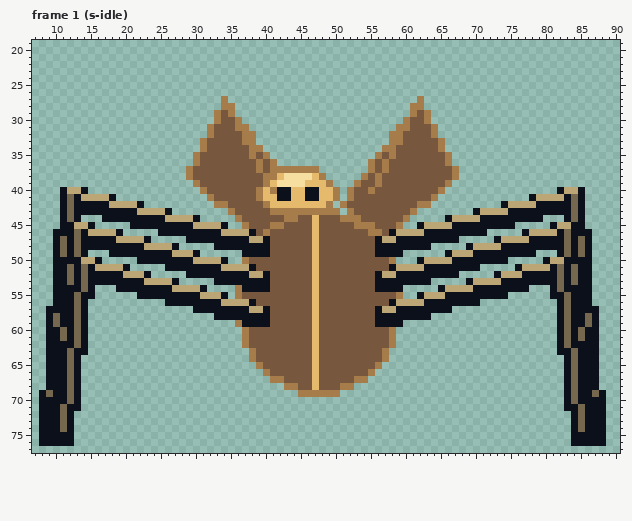
Two versions of one pixel-art file, art/enemy-gilded-2.aseprite. The first picture shows the starting point.
96x96 pixels, 128 frames. Shown: frame 1 (s-idle): x 7..90, y 19..77. The commit also changed other frames, which this record leaves out.
New version:
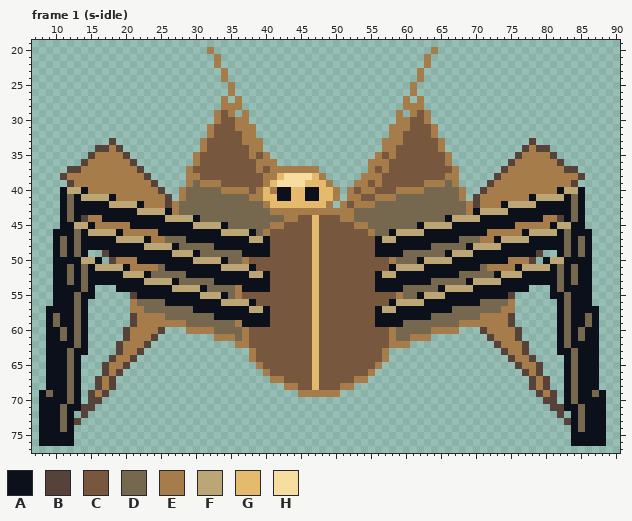
Palette (. is transparent): A #0b101b  B #57423a  C #77573d  D #75684e  E #a77c4b  F #bca676  G #e6ba6d  H #f6dda0
The exact change:
Frame 1 (s-idle), layer "ink":
y 20: x 32 . -> E; x 64 . -> E
y 21..22: x 33 . -> E; x 63 . -> E
y 23..24: x 34 . -> E; x 62 . -> E
y 25..26: x 35 . -> E; x 61 . -> E
y 27..28: x 36 . -> E; x 60 . -> E
y 29..30: x 37 . -> E; x 59 . -> E
y 31: x 38 . -> E; x 58 . -> E
y 33: x 18 . -> B; x 39 . -> E; x 57 . -> E; x 78 . -> B
y 34: x 16..19 .... -> BBEB; x 77..80 .... -> BEBB
y 35: x 15..20 ...... -> BEEEEB; x 76..81 ...... -> BEEEEB
y 36: x 14..21 ........ -> BEEEEEEB; x 40 C -> E; x 56 C -> E; x 75..82 ........ -> BEEEEEEB
y 37: x 12..22 ........... -> BBEEEEEEEEB; x 74..84 ........... -> BEEEEEEEEBB
y 38: x 11..23 ............. -> BEEEEEEEEEEEB; x 30 C -> E; x 55 C -> E; x 66 C -> E; x 73..85 ............. -> BEEEEEEEEEEEB
y 39: x 12..24 ............. -> BEEEEEEEEEEEB; x 29..33 .ECCC -> EDEEE; x 54 C -> E; x 63..67 CCCE. -> EEEDE; x 72..84 ............. -> BEEEEEEEEEEEB
y 40: x 15..25 ........... -> EEEEEEEEEEB; x 28..37 ...ECCCCCC -> EDDDDDEEEE; x 54 C -> E; x 59..68 CCCCCCE... -> EEEEDDDDDE; x 71..81 ........... -> BEEEEEEEEEE
y 41: x 19..26 ........ -> EEEEEEEB; x 28..38 ....ECCCCCC -> EDDDDDDDDDE; x 53 C -> E; x 56..68 CCCCCCCCE.... -> EEEDDDDDDDDDE; x 70..77 ........ -> BEEEEEEE
y 42: x 23..39 ..........EECCCCC -> EEEBEDDDDDDDDDDDD; x 53..73 CCCCCCCCCEE.......... -> EEEDDDDDDDDDDDDDEBEEE
y 43: x 27..40 ........ECCCCC -> EDDDDDDDDDDDDD; x 51 . -> E; x 53..69 CCCCCCCCE........ -> DDDDDDDDDDDDDDDDE
y 44: x 14..16 ... -> BEE; x 31..42 .....ECCCCCC -> DDDDDDDDDDDD; x 53..65 ECCCCCCE..... -> DDDDDDDDDDDDD; x 80..82 ... -> EEB
y 45: x 16..20 ..... -> EEEEE; x 35..40 ..ECCC -> DDDDDD; x 55..61 ECCCE.. -> DDDDDDD; x 76..80 ..... -> EEEEE
y 46: x 20..24 ..... -> EEEEE; x 39 C -> D; x 56..57 EC -> DD; x 72..76 ..... -> EEEEE
y 47: x 24..28 ..... -> EEDDD; x 68..72 ..... -> DDDEE
y 48: x 28..32 ..... -> DDDDD; x 64..68 ..... -> DDDDD
y 49: x 17 . -> B; x 31..36 ...... -> DDDDDD; x 60..65 ...... -> DDDDDD; x 79 . -> B
y 50: x 18..21 .... -> BEEE; x 35..36 .. -> DD; x 59..61 ... -> DDD; x 75..78 .... -> EEEB
y 51: x 21..25 ..... -> EEEED; x 71..75 ..... -> DEEEE
y 52: x 24..28 ..... -> DDDDD; x 68..72 ..... -> DDDDD
y 53: x 28..32 ..... -> DDDDD; x 64..68 ..... -> DDDDD
y 54: x 32..35 .... -> DDDD; x 60..64 ..... -> DDDDD
y 55: x 21 . -> B; x 35 . -> D; x 60..61 .. -> DD; x 75 . -> B
y 56: x 21..25 ..... -> EDDDD; x 71..75 ..... -> DDDDE
y 57: x 21..29 ......... -> EEDDDDDDD; x 67..75 ......... -> DDDDDDDEE
y 58: x 21..32 ............ -> BEEEEDDDDDDD; x 64..75 ............ -> DDDDDDDEEEEB
y 59: x 21..35 ............... -> BEEEEEEEDDDDDDD; x 60..75 ................ -> DDDDDDDDEEEEEEEB
y 60: x 20..25 ...... -> BEEEEB; x 29..36 ........ -> EEEEDDDD; x 59..67 ......... -> DDDDDEEEE; x 71..76 ...... -> BEEEEB
y 61: x 20..24 ..... -> BEEEB; x 33..36 .... -> EEED; x 59..63 ..... -> DDEEE; x 72..76 ..... -> BEEEB
y 62: x 19..23 ..... -> BEEEB; x 36 . -> E; x 59..60 .. -> EE; x 73..77 ..... -> BEEEB
y 63: x 19..22 .... -> BEEB; x 74..77 .... -> BEEB
y 64: x 18..21 .... -> BEEB; x 75..78 .... -> BEEB
y 65: x 17..20 .... -> BEEB; x 76..79 .... -> BEEB
y 66: x 17..19 ... -> BEB; x 77..79 ... -> BEB
y 67..68: x 16..18 ... -> BEB; x 78..80 ... -> BEB
y 69: x 15..17 ... -> BEB; x 79..81 ... -> BEB
y 70: x 15..16 .. -> BB; x 80..81 .. -> BB
y 71: x 14..15 .. -> BB; x 81..82 .. -> BB
y 72: x 14 . -> B; x 82 . -> B
y 73: x 13 . -> B; x 83 . -> B
